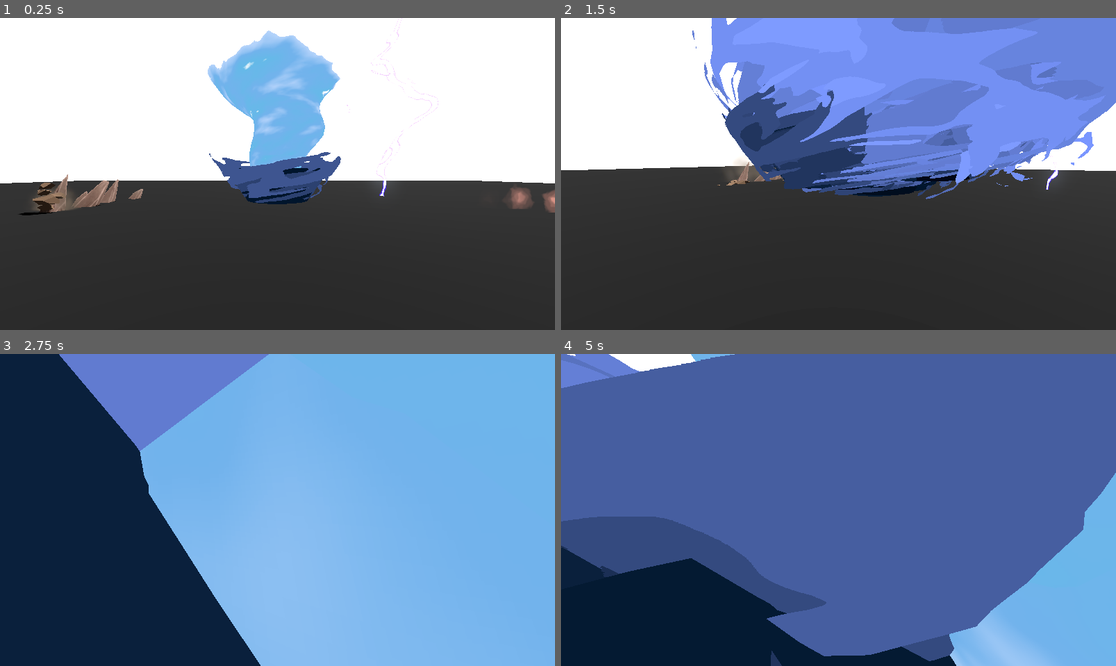
Above: before the commit, frames 1-4 (two rows, left to right).
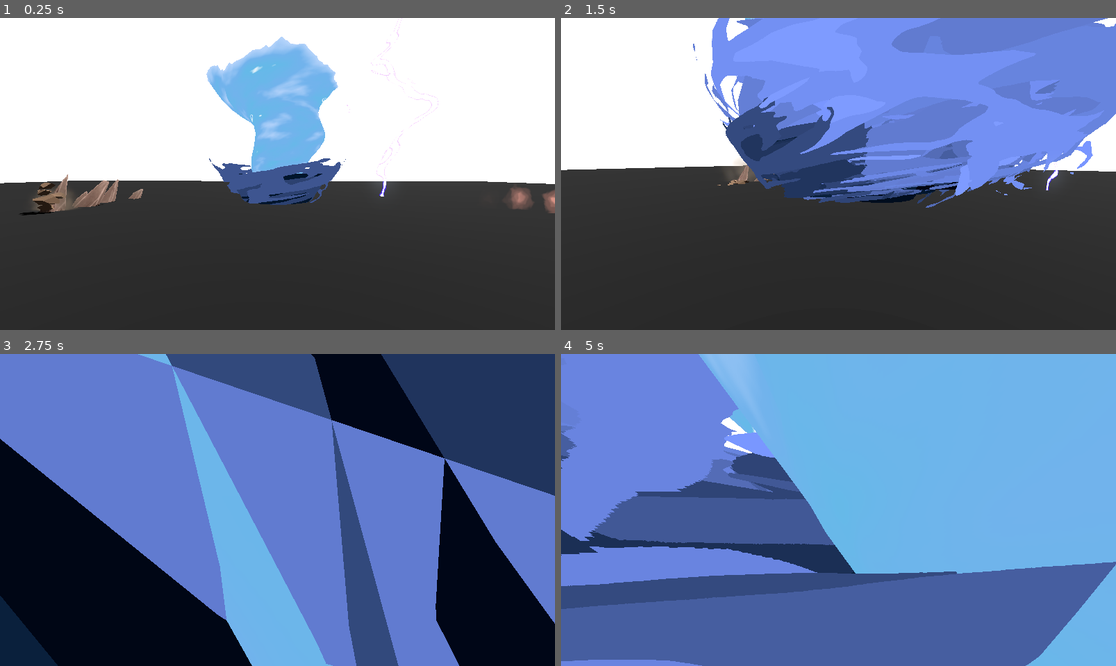
Above: after the commit, the same moments.

Repository: wispykey/shader-dump
Game: Godot game, scene res://demo_map.tscn
The game is run twice, just before and just after one commit, with the same random seed, the same clock (stepped at 60 frames per second) and the same inputs. Sound files missing from this copy of the repository are replaced by a short silence.
Inputs (mouse positions are in pixels of both pictures, inside the frame that each line leads up to):
- Up to frame 1 (0.25 s): no input
- Up to frame 2 (1.5 s): tap Enter (ui_accept) at 0.5, 0.77 s; move the mouse to (960, 158) at 0.52 s; hold Right (ui_right) 0.53-1.28 s; hold 1 0.53-1.28 s; click (960, 158) at 0.67 s; move the mouse to (810, 174) at 1.27 s; hold Up (ui_up) from 1.28 s (still down); tap 2 at 1.35 s
- Up to frame 3 (2.75 s): keep holding Up (ui_up); tap Enter (ui_accept) at 1.52 s; move the mouse to (288, 503) at 2.02 s; hold 1 from 2.03 s (still down)
- Up to frame 4 (5 s): keep holding Up (ui_up); move the mouse to (832, 516) at 2.77 s; release 1 at 2.78 s; tap 2 at 2.85, 4.35 s; click (832, 516) at 2.92 s; tap Enter (ui_accept) at 3.02, 3.77, 4.52 s; move the mouse to (877, 513) at 3.52 s; hold 1 3.53-4.28 s; move the mouse to (794, 506) at 4.27 s

The runs differ from the first frame. In frame 1, 3.5% of the frame differs, in the area x 0-100%, y 4-64%; in frame 2, 13%; in frame 3, 91%, in the area x 0-100%, y 0-100%; in frame 4, 81%.

Commit message:
Centralize SFX; fix some bugs

Diff:
--- a/3D/LeLu/Tornado/Tornado.tscn
+++ b/3D/LeLu/Tornado/Tornado.tscn
@@ -79,21 +79,12 @@
 shader_parameter/Color_1D_Gradient = SubResource("GradientTexture1D_rawal")
 shader_parameter/Alpha_Scissor_Threshold = 1.0
 
+[sub_resource type="BoxShape3D" id="BoxShape3D_oo4ee"]
+size = Vector3(6, 8, 6)
+
 [sub_resource type="Animation" id="Animation_eolmf"]
 length = 0.001
 loop_mode = 2
-tracks/0/type = "value"
-tracks/0/imported = false
-tracks/0/enabled = true
-tracks/0/path = NodePath("VFX/SmTornadoLelu:rotation")
-tracks/0/interp = 1
-tracks/0/loop_wrap = true
-tracks/0/keys = {
-"times": PackedFloat32Array(0),
-"transitions": PackedFloat32Array(1),
-"update": 0,
-"values": [Vector3(0, -6.2831855, 0)]
-}
 
 [sub_resource type="Animation" id="Animation_rawal"]
 resource_name = "SpinningLoop"
@@ -118,12 +109,10 @@
 &"SpinningLoop": SubResource("Animation_rawal")
 }
 
-[sub_resource type="BoxShape3D" id="BoxShape3D_oo4ee"]
-size = Vector3(6, 8, 6)
-
 [node name="TornadoLeLu" type="Node3D" unique_id=1063602833]
 
 [node name="VFX" type="Node3D" parent="." unique_id=788848853]
+transform = Transform3D(0.99112403, 0, 0.13294038, 0, 1, 0, -0.13294038, 0, 0.99112403, 0, -0.3, 0)
 
 [node name="GPUParticles3D" type="GPUParticles3D" parent="VFX" unique_id=507556989]
 material_override = SubResource("ShaderMaterial_xmt2h")
@@ -134,20 +123,19 @@
 draw_pass_1 = ExtResource("4_oo4ee")
 
 [node name="SmTornadoLelu" type="MeshInstance3D" parent="VFX" unique_id=1734275805]
-transform = Transform3D(1, 0, -1.7484555e-07, 0, 1, 0, 1.7484555e-07, 0, 1, 0, 0.655, 0)
+transform = Transform3D(1, 0, 0, 0, 1, 0, 0, 0, 1, 0, 0.655, 0)
 material_override = SubResource("ShaderMaterial_oo4ee")
 cast_shadow = 0
 mesh = ExtResource("1_oowju")
 
-[node name="AnimationPlayer" type="AnimationPlayer" parent="VFX" unique_id=2037951090]
-root_node = NodePath("../..")
-libraries/ = SubResource("AnimationLibrary_t60qf")
-autoplay = &"SpinningLoop"
-
-[node name="Area3D" type="Area3D" parent="." unique_id=134989235]
+[node name="Area3D" type="Area3D" parent="VFX" unique_id=134989235]
 collision_layer = 2
 collision_mask = 0
 
-[node name="CollisionShape3D" type="CollisionShape3D" parent="Area3D" unique_id=1112509203]
+[node name="CollisionShape3D" type="CollisionShape3D" parent="VFX/Area3D" unique_id=1112509203]
 transform = Transform3D(1, 0, 0, 0, 1, 0, 0, 0, 1, 0, 4, 0)
 shape = SubResource("BoxShape3D_oo4ee")
+
+[node name="AnimationPlayer" type="AnimationPlayer" parent="." unique_id=2037951090]
+libraries/ = SubResource("AnimationLibrary_t60qf")
+autoplay = &"SpinningLoop"
--- a/Breakables/pot.gd
+++ b/Breakables/pot.gd
@@ -2,13 +2,13 @@
 
 @export var broken_model: PackedScene
 
-@onready var pot_mesh = $Pot
+@onready var pot_mesh = $PotMesh
+
+const despawn_time: float = 5.
 
 
 func _ready() -> void:
 	pot_mesh.broken.connect(_on_pot_mesh_broken)
-
-	$AudioStreamPlayer3D.finished.connect(queue_free)
 
 
 func _on_pot_mesh_broken():
@@ -16,9 +16,13 @@
 
 
 func shatter():
+	pot_mesh.visible = false
+
 	var broken_model_inst: Node3D = broken_model.instantiate()
 
 	add_child(broken_model_inst)
-	broken_model_inst.transform = self.transform
 
-	$AudioStreamPlayer3D.play()
+	SFX.play_pot_shatter()
+
+	await get_tree().create_timer(despawn_time).timeout;
+	queue_free()
--- a/Breakables/pot.tscn
+++ b/Breakables/pot.tscn
@@ -2,14 +2,11 @@
 
 [ext_resource type="Script" uid="uid://k6hqk2h0hg7s" path="res://Breakables/pot.gd" id="1_xh2hh"]
 [ext_resource type="PackedScene" uid="uid://dsa48par2atgj" path="res://Breakables/sm_pot_pieces_modified.tscn" id="2_v8r0c"]
-[ext_resource type="AudioStream" uid="uid://3rf1c8l2tp6i" path="res://Breakables/SFX_Pot_Shatter.wav" id="2_xh2hh"]
 [ext_resource type="PackedScene" uid="uid://dxyo880ug4wwp" path="res://Breakables/sm_pot_modified.tscn" id="4_ei45b"]
 
 [node name="Pot" type="Node3D" unique_id=403097360]
 script = ExtResource("1_xh2hh")
 broken_model = ExtResource("2_v8r0c")
 
-[node name="AudioStreamPlayer3D" type="AudioStreamPlayer3D" parent="." unique_id=1959132623]
-stream = ExtResource("2_xh2hh")
-
-[node name="Pot" parent="." unique_id=458921749 instance=ExtResource("4_ei45b")]
+[node name="PotMesh" parent="." unique_id=458921749 instance=ExtResource("4_ei45b")]
+transform = Transform3D(1, 0, 0, 0, 1, 0, 0, 0, 1, 0, 1, 0)
--- a/Breakables/pot_pieces.gd
+++ b/Breakables/pot_pieces.gd
@@ -6,7 +6,8 @@
 func _ready() -> void:
 	var pieces = self.get_children()
 	for piece in pieces:
-		piece.apply_impulse(piece.position * INTENSITY, self.global_position)
+		var random_intensity_offset: float = randf_range(0., 3.)
+		piece.apply_impulse(piece.position * (INTENSITY + random_intensity_offset), self.global_position)
 
 	await get_tree().create_timer(5).timeout;
 	queue_free();
--- a/Breakables/sm_pot_modified.gd
+++ b/Breakables/sm_pot_modified.gd
@@ -2,11 +2,14 @@
 
 signal broken
 
+@onready var hitbox: Area3D = $Hitbox
+
 func _ready() -> void:
-    $Hitbox.area_entered.connect(_on_area_entered)
+    hitbox.area_entered.connect(_on_area_entered)
 
 
 func _on_area_entered(area: Area3D):
     print("area detected", area)
+    hitbox.set_deferred("monitoring", false)
 
     broken.emit()
--- /dev/null
+++ b/SFX.tscn
@@ -0,0 +1,11 @@
+[gd_scene format=3 uid="uid://dfkls8uj5e1a1"]
+
+[ext_resource type="Script" uid="uid://btdywv25scyln" path="res://sfx.gd" id="1_7ftl1"]
+[ext_resource type="AudioStream" uid="uid://3rf1c8l2tp6i" path="res://Breakables/SFX_Pot_Shatter.wav" id="2_wo455"]
+
+[node name="SFX" type="Node" unique_id=2049389586]
+script = ExtResource("1_7ftl1")
+
+[node name="PotShatter" type="AudioStreamPlayer3D" parent="." unique_id=618919885]
+stream = ExtResource("2_wo455")
+max_polyphony = 3
--- a/demo_map.gd
+++ b/demo_map.gd
@@ -2,11 +2,14 @@
 
 
 @export var skill_loadout: Array[PackedScene] = []
+@export var pot: PackedScene
 
 @onready var player: ProtoController = $ProtoController
 
+
 func _ready() -> void:
 	$ProtoController.skill_used.connect(_on_skill_used)
+	spawn_pots()
 
 func _on_skill_used(skill_index: int):
 	if skill_index >= len(skill_loadout):
@@ -32,3 +35,12 @@
 	skill_inst.position = spawn_position
 
 	add_child(skill_inst)
+
+
+func spawn_pots():
+	const spacing = 2
+	for x in range(5):
+		for z in range(5):
+			var pot_inst = pot.instantiate()
+			pot_inst.position = Vector3(x + 1, 0, z + 1) * spacing
+			add_child(pot_inst)
--- a/demo_map.tscn
+++ b/demo_map.tscn
@@ -17,11 +17,12 @@
 [node name="DemoMap" type="Node3D" unique_id=2133232385]
 script = ExtResource("1_yjjny")
 skill_loadout = Array[PackedScene]([ExtResource("4_ywkik")])
+pot = ExtResource("6_yjjny")
 
 [node name="ProtoController" parent="." unique_id=725154141 instance=ExtResource("1_42bif")]
 
 [node name="Floor" type="CSGBox3D" parent="." unique_id=1044718296]
-transform = Transform3D(1, 0, 0, 0, 1, 0, 0, 0, 1, 0.01732254, -0.4621582, -0.010160446)
+transform = Transform3D(0.99999815, 0.0016169095, -0.0010314098, -0.0016160911, 0.9999984, 0.0007979993, 0.0010326918, -0.0007963396, 0.99999917, 0.01732254, -0.4621582, -0.010160446)
 use_collision = true
 size = Vector3(100, 1, 100)
 material = SubResource("StandardMaterial3D_ofcdo")
@@ -44,7 +45,4 @@
 [node name="Elfire" parent="." unique_id=1272849628 instance=ExtResource("6_ofcdo")]
 transform = Transform3D(1, 0, 0, 0, 1, 0, 0, 0, 1, 10.725, 0, -8.154983)
 
-[node name="Pot" parent="." unique_id=403097360 instance=ExtResource("6_yjjny")]
-transform = Transform3D(1, 0, 0, 0, 1, 0, 0, 0, 1, 1.4076319, 1.0378418, 14.9807415)
-
 [editable path="Earth"]
--- a/project.godot
+++ b/project.godot
@@ -15,6 +15,10 @@
 config/features=PackedStringArray("4.6", "Forward Plus")
 run/max_fps=60
 config/icon="res://icon.svg"
+
+[autoload]
+
+SFX="*uid://dfkls8uj5e1a1"
 
 [input]
 
--- /dev/null
+++ b/sfx.gd
@@ -0,0 +1,4 @@
+extends Node
+
+func play_pot_shatter():
+    $PotShatter.play()
Not shown, added: sfx.gd.uid
